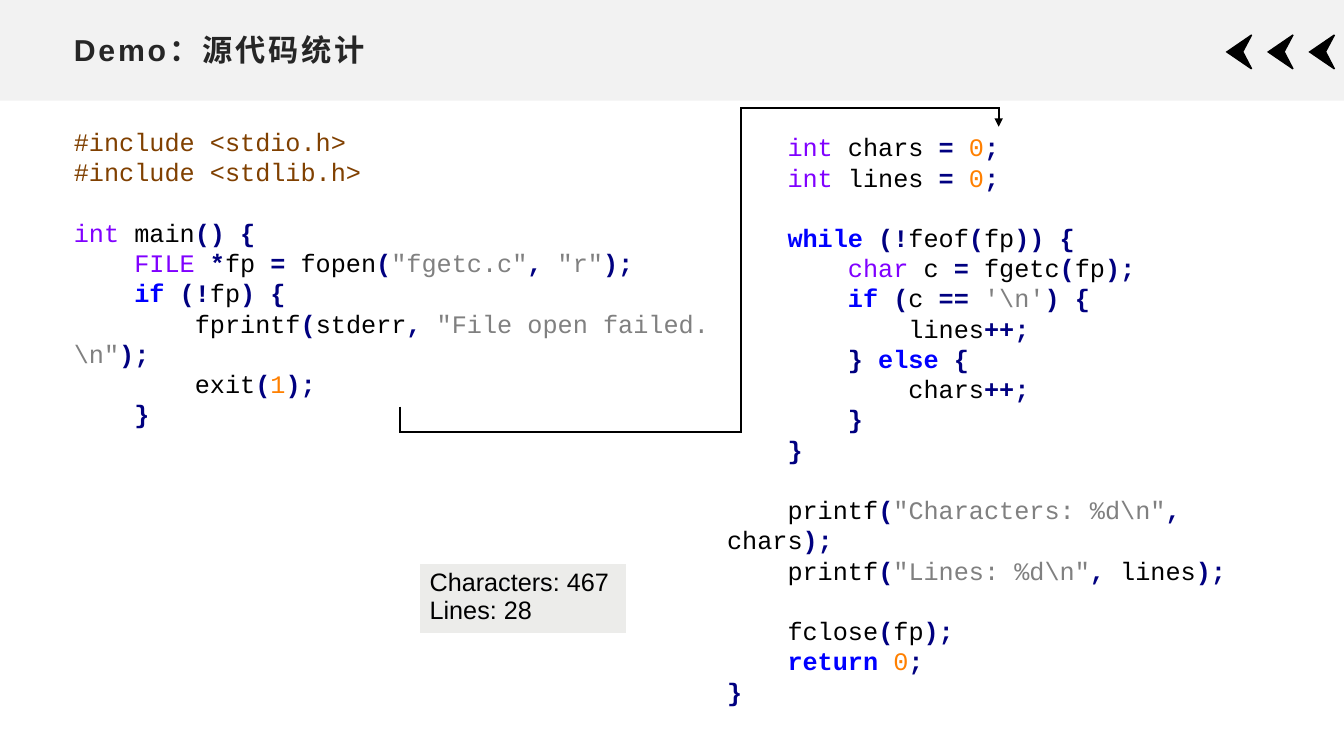
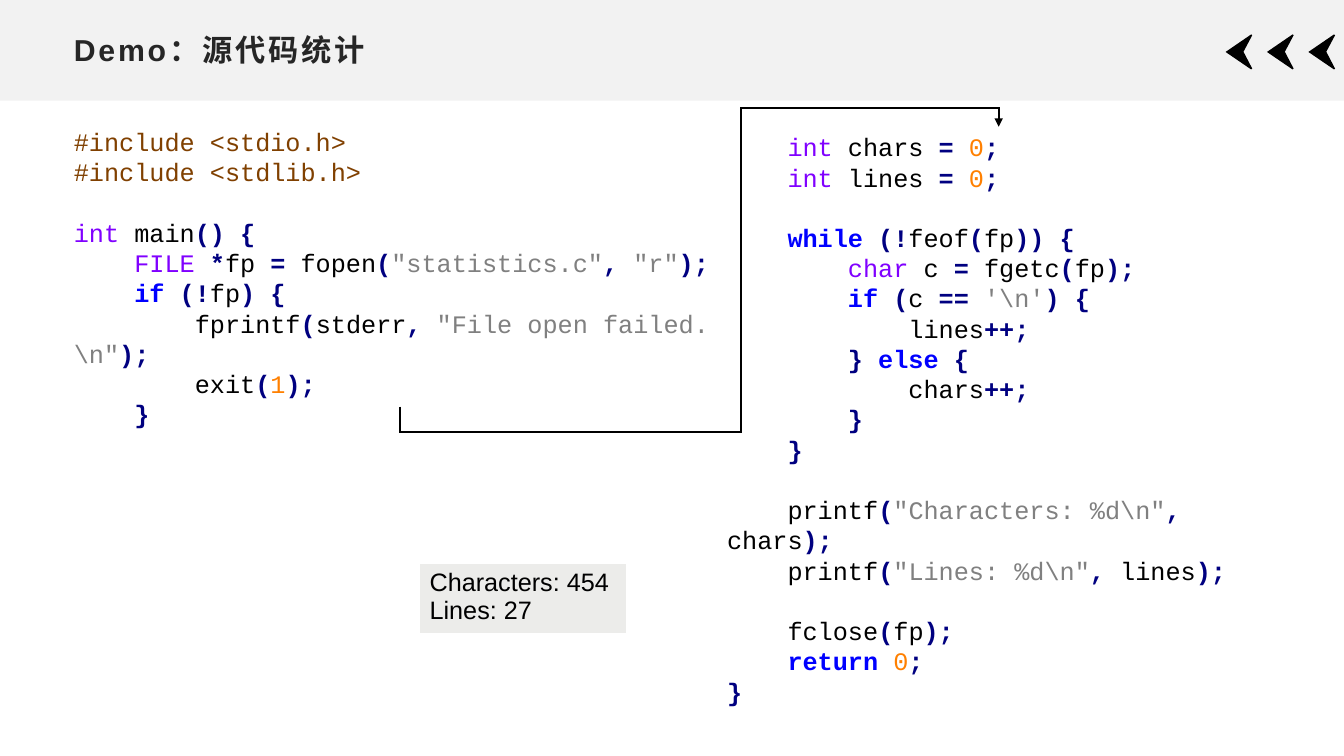
Before and after one commit to xdai02/C, a slide deck: slide 15 of slides/Chapter8.pptx. Drawn at 1344x756 pixels with LibreOffice and Linux fonts; fonts in the diff are those of the drawing. Boxes give left, top, right and bottom in pixels: in the first picture for what was removed or moved away, otherwise in the second. Text is boxed around its words. In the diff, an @@ line names an element or a change of style, - is before the commit and + after.

```diff
--- a/slides/Chapter8.pptx
+++ b/slides/Chapter8.pptx
@@ text at <box>134,254,709,278</box>: text changed @@
-FILE *fp = fopen("fgetc.c", "r");
+FILE *fp = fopen("statistics.c", "r");
@@ table at <box>419,564,627,634</box> @@
-row 1, column 1: Characters: 467 / Lines: 28
+row 1, column 1: Characters: 454 / Lines: 27
```
Also in this commit, not shown: 3 other files.
